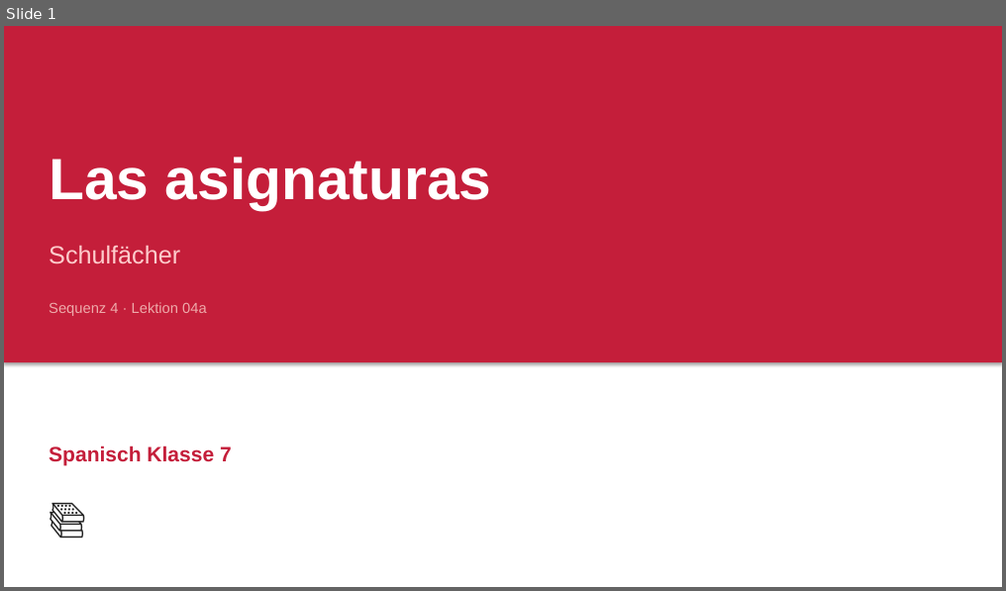
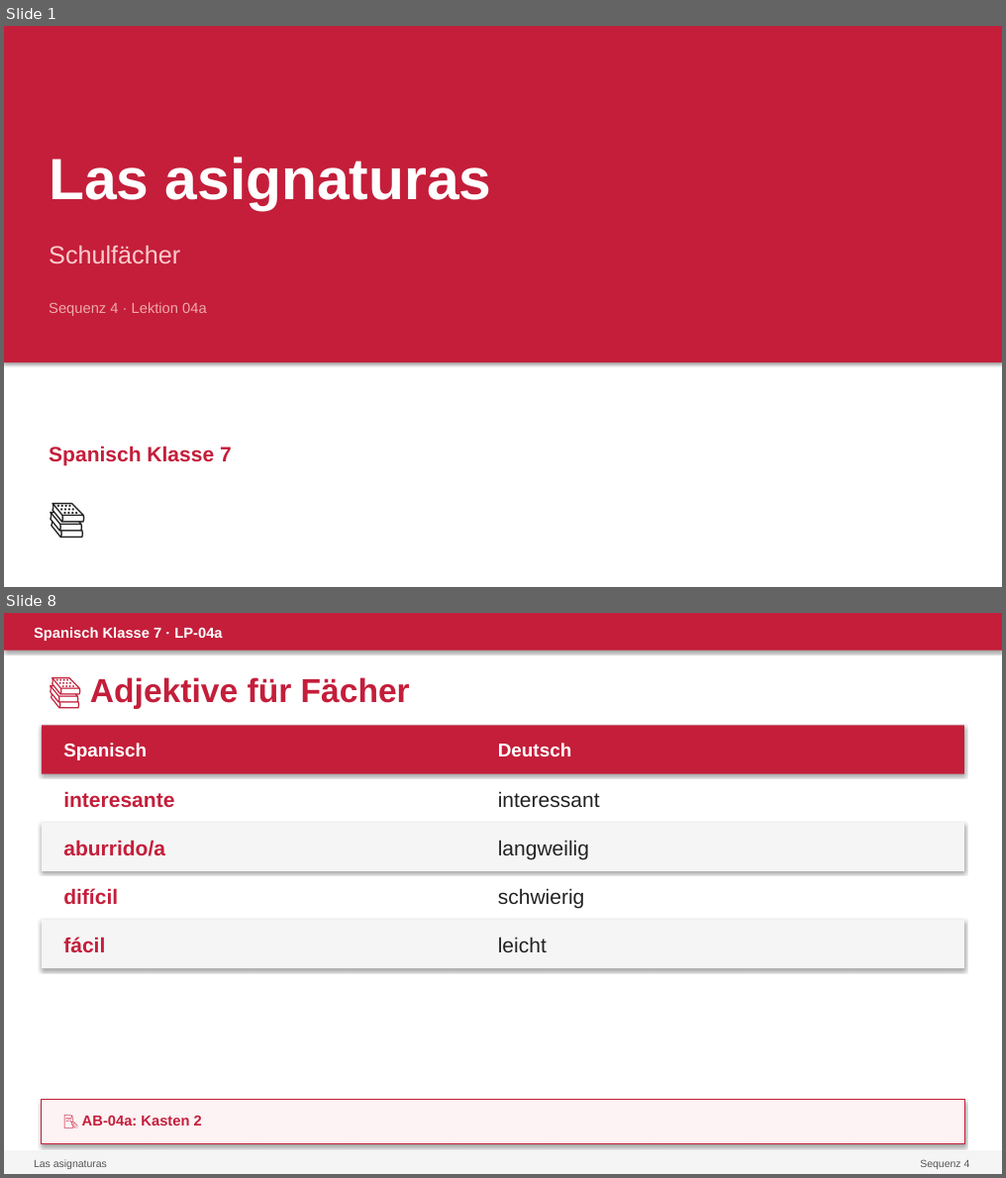
Before and after one commit to devbox42/sciencesim, a slide deck: projects/spanisch/kl07/sequenz-04-colegio/04a-asignaturas/PPT-04a.pptx. Shown one above the other, each under a label of ours: slide 1 before the commit, slides 1 and 8 after it; the slides between them are not shown. The pictures are 1006x591 and 1006x1178 pixels, drawn with LibreOffice and Linux fonts; fonts in the diff are those of the drawing. Boxes give left, top, right and bottom in pixels: in the first picture for what was removed or moved away, otherwise in the second. Text is boxed around its words. In the diff, an @@ line names an element or a change of style, - is before the commit and + after.

```diff
--- a/projects/spanisch/kl07/sequenz-04-colegio/04a-asignaturas/PPT-04a.pptx
+++ b/projects/spanisch/kl07/sequenz-04-colegio/04a-asignaturas/PPT-04a.pptx
@@ slide 8 added at (x1=4, y1=613, x2=1002, y2=1174), background #FFFFFF @@
@@ rectangle added at (x1=4, y1=613, x2=1002, y2=651), fill #C41E3A @@
@@ text added at (x1=34, y1=627, x2=222, y2=641), 14 pt, text #FFFFFF, bold @@
+Spanisch Klasse 7 · LP-04a
@@ text added at (x1=90, y1=677, x2=410, y2=709), 32 pt, text #C41E3A, bold @@
+📚 Adjektive für Fächer
@@ rectangle added at (x1=42, y1=725, x2=964, y2=774), fill #C41E3A @@
@@ text added at (x1=63, y1=743, x2=147, y2=761), 18 pt, text #FFFFFF, bold @@
+Spanisch
@@ text added at (x1=498, y1=743, x2=572, y2=757), 18 pt, text #FFFFFF, bold @@
+Deutsch
@@ text added at (x1=63, y1=791, x2=174, y2=808), 20 pt, text #C41E3A, bold @@
+interesante
@@ text added at (x1=498, y1=791, x2=600, y2=807), 20 pt, text #222222 @@
+interessant
@@ rectangle added at (x1=42, y1=823, x2=964, y2=871), fill #F5F5F5 @@
@@ text added at (x1=63, y1=840, x2=165, y2=857), 20 pt, text #C41E3A, bold @@
+aburrido/a
@@ text added at (x1=498, y1=840, x2=589, y2=860), 20 pt, text #222222 @@
+langweilig
@@ text added at (x1=63, y1=888, x2=118, y2=904), 20 pt, text #C41E3A, bold @@
+difícil
@@ text added at (x1=498, y1=888, x2=585, y2=909), 20 pt, text #222222 @@
+schwierig
@@ rectangle added at (x1=42, y1=920, x2=964, y2=968), fill #F5F5F5 @@
@@ text added at (x1=63, y1=937, x2=105, y2=953), 20 pt, text #C41E3A, bold @@
+fácil
@@ text added at (x1=498, y1=937, x2=547, y2=953), 20 pt, text #222222 @@
+leicht
@@ rectangle added at (x1=42, y1=1100, x2=964, y2=1145), fill #FDF2F4, outline #C41E3A 0.75 pt @@
@@ text added at (x1=82, y1=1115, x2=202, y2=1126), 14 pt, text #C41E3A, bold @@
+📝 AB-04a: Kasten 2
@@ rectangle added at (x1=4, y1=1152, x2=1002, y2=1174), fill #F5F5F5 @@
@@ text added at (x1=34, y1=1159, x2=107, y2=1169), 10 pt, text #555555 @@
+Las asignaturas
@@ text added at (x1=920, y1=1159, x2=970, y2=1169), 10 pt, text #555555 @@
+Sequenz 4
```
Also in this commit, not shown: 4 slides changed, 8 other slides added, 32 other files.
